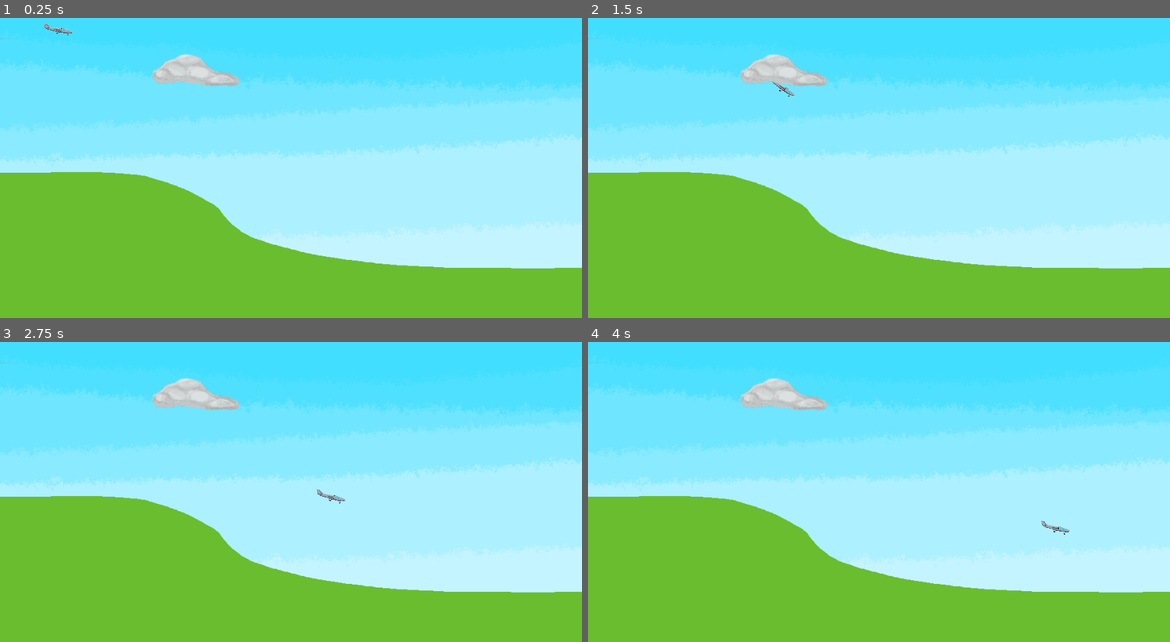
Above: before the commit, frames 1-4 (two rows, left to right).
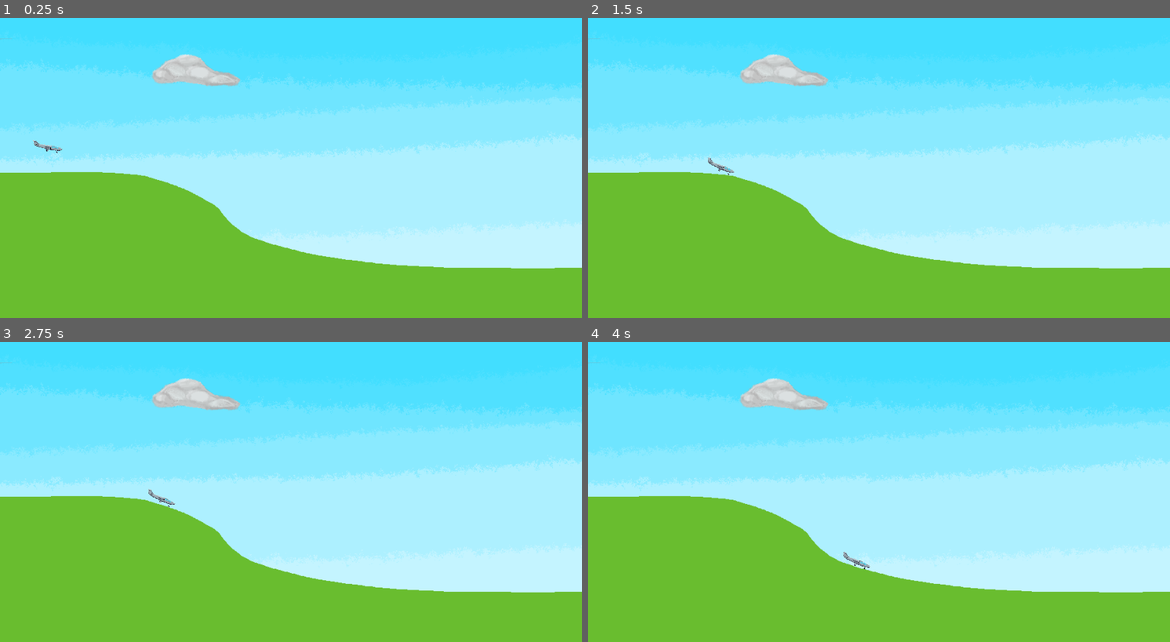
Above: after the commit, the same moments.

Repository: le-cds/untitledgamejam18
Game: Godot game, scene res://scenes/World2D.tscn
Same seed, same stepped clock (60 frames per second), same inputs: the game is played once before the commit and once after it.
Inputs (mouse positions are in pixels of both pictures, inside the frame that each line leads up to):
- Up to frame 1 (0.25 s): no input
- Up to frame 2 (1.5 s): tap Enter (ui_accept) at 0.5, 0.77 s; move the mouse to (1007, 138) at 0.52 s; hold Space (game_gravity_switch) 0.53-1.28 s; click (1007, 138) at 0.67 s; move the mouse to (762, 171) at 1.27 s; tap Space (game_gravity_switch) at 1.35 s; click (762, 171) at 1.42 s
- Up to frame 3 (2.75 s): tap Enter (ui_accept) at 1.52 s; move the mouse to (349, 408) at 2.02 s; hold Space (game_gravity_switch) from 2.03 s (still down); click (349, 408) at 2.17 s
- Up to frame 4 (4 s): move the mouse to (849, 543) at 2.77 s; release Space (game_gravity_switch) at 2.78 s; tap Space (game_gravity_switch) at 2.85 s; click (849, 543) at 2.92 s; tap Enter (ui_accept) at 3.02, 3.77 s; move the mouse to (1053, 528) at 3.52 s; hold Space (game_gravity_switch) from 3.53 s (still down); click (1053, 528) at 3.67 s

The runs differ from the first frame. In frame 1, 0.1% of the frame differs, in the area x 5-13%, y 1-46%; in frame 2, 0.1%; in frame 3, 0.1%; in frame 4, 0.1%.

Commit message:
Add another level with incline slope

Diff:
--- /dev/null
+++ b/glider/scenes/Levels/Level01.tscn
@@ -0,0 +1,27 @@
+[gd_scene load_steps=4 format=2]
+
+[ext_resource path="res://scenes/World/level.png" type="Texture" id=1]
+
+[sub_resource type="PhysicsMaterial" id=1]
+
+[sub_resource type="RectangleShape2D" id=2]
+extents = Vector2( 233.744, 136.71 )
+
+[node name="Level01" type="Sprite"]
+position = Vector2( 480, 270 )
+texture = ExtResource( 1 )
+
+[node name="FloorCollider" type="StaticBody2D" parent="."]
+position = Vector2( -480, -270 )
+physics_material_override = SubResource( 1 )
+
+[node name="CollisionPolygon2D" type="CollisionPolygon2D" parent="FloorCollider"]
+build_mode = 1
+polygon = PoolVector2Array( 1.04944, 298.806, 146.007, 299.436, 215.965, 301.957, 249.067, 305.099, 280.79, 317.103, 307.981, 328.427, 349.68, 350.484, 371.712, 374.054, 390.203, 391.035, 412.467, 405.752, 440.768, 416.318, 473.598, 424.619, 539.258, 440.091, 613.219, 448.77, 659.83, 451.819, 734.265, 454.899, 872.683, 458.533, 925.812, 457.774, 960.36, 457.885, 960.828, 541.074, 924.684, 510.981, 893.733, 529.552, 851.175, 504.017, 800.492, 516.796, 777.665, 500.148, 665.987, 496.429, 583.669, 483.965, 470.573, 466.84, 282.142, 438.308, 231.107, 412.98, 207.862, 401.444, 167.984, 381.653, 113.295, 354.512, 84.3529, 340.148 )
+
+[node name="LandingCollider" type="Area2D" parent="."]
+position = Vector2( -480, -270 )
+
+[node name="CollisionShape2D" type="CollisionShape2D" parent="LandingCollider"]
+position = Vector2( 728.659, 373.315 )
+shape = SubResource( 2 )
--- /dev/null
+++ b/glider/scenes/Levels/Level02.tscn
@@ -0,0 +1,28 @@
+[gd_scene load_steps=4 format=2]
+
+[ext_resource path="res://scenes/World/level02.png" type="Texture" id=1]
+
+[sub_resource type="PhysicsMaterial" id=2]
+
+[sub_resource type="RectangleShape2D" id=1]
+extents = Vector2( 207.42, 136.71 )
+
+[node name="Level02" type="Sprite"]
+position = Vector2( 480, 270 )
+texture = ExtResource( 1 )
+
+[node name="FloorCollider" type="StaticBody2D" parent="."]
+position = Vector2( -480, -270 )
+physics_material_override = SubResource( 2 )
+
+[node name="CollisionPolygon2D" type="CollisionPolygon2D" parent="FloorCollider"]
+position = Vector2( -17.9191, 57.83 )
+build_mode = 1
+polygon = PoolVector2Array( 17.1439, 340.819, 63.5708, 345.706, 92.0785, 346.521, 159.683, 345.706, 251.722, 341.634, 336.431, 335.118, 409.736, 327.787, 478.155, 319.642, 531.912, 312.312, 557.294, 308.379, 589.742, 303.352, 654.903, 291.134, 693.999, 277.288, 733.095, 264.256, 767.305, 252.038, 803.143, 240.635, 840.61, 223.53, 883.164, 203.056, 921.573, 181.408, 955.791, 159.061, 978.138, 141.602, 978.138, 482.391, 908.304, 482.391, 838.533, 482.316, 788.096, 482.261, 714.435, 480.2, 614.993, 482.074, 573.245, 482.029, 542.559, 481.996, 493.438, 481.943, 446.792, 481.892, 411.183, 481.854, 352.251, 481.79, 304.371, 478.972, 242.979, 481.672, 198.786, 481.624, 145.988, 481.567, 57.5979, 481.472, 17.0799, 481.428 )
+
+[node name="LandingCollider" type="Area2D" parent="."]
+position = Vector2( -480, -270 )
+
+[node name="CollisionShape2D" type="CollisionShape2D" parent="LandingCollider"]
+position = Vector2( 760.253, 280.419 )
+shape = SubResource( 1 )
--- a/glider/scenes/World2D.tscn
+++ b/glider/scenes/World2D.tscn
@@ -1,14 +1,9 @@
-[gd_scene load_steps=7 format=2]
+[gd_scene load_steps=5 format=2]
 
 [ext_resource path="res://scenes/Plane2D/Plane2D.tscn" type="PackedScene" id=1]
 [ext_resource path="res://scenes/World/skybox.png" type="Texture" id=2]
 [ext_resource path="res://scenes/World/cloud.png" type="Texture" id=3]
-[ext_resource path="res://scenes/World/level.png" type="Texture" id=4]
-
-[sub_resource type="PhysicsMaterial" id=2]
-
-[sub_resource type="RectangleShape2D" id=1]
-extents = Vector2( 313.594, 95.387 )
+[ext_resource path="res://scenes/Levels/Level01.tscn" type="PackedScene" id=4]
 
 [node name="World2D" type="Node2D"]
 
@@ -20,7 +15,7 @@
 }
 
 [node name="Plane2D" parent="." instance=ExtResource( 1 )]
-position = Vector2( 50.0907, 59.6919 )
+position = Vector2( 32.9907, 253.492 )
 scale = Vector2( 0.5, 0.5 )
 
 [node name="Cloud" type="Sprite" parent="."]
@@ -28,19 +23,4 @@
 scale = Vector2( 0.823134, 0.826302 )
 texture = ExtResource( 3 )
 
-[node name="Sprite" type="Sprite" parent="."]
-position = Vector2( 480, 270 )
-texture = ExtResource( 4 )
-
-[node name="FloorCollider" type="StaticBody2D" parent="."]
-physics_material_override = SubResource( 2 )
-
-[node name="CollisionPolygon2D" type="CollisionPolygon2D" parent="FloorCollider"]
-build_mode = 1
-polygon = PoolVector2Array( 1.04944, 298.806, 146.007, 299.436, 215.965, 301.957, 243.696, 305.738, 307.981, 328.427, 356.51, 354.268, 371.712, 374.054, 390.203, 391.035, 412.467, 405.752, 440.768, 416.318, 473.598, 424.619, 539.258, 440.091, 613.219, 448.77, 659.83, 451.819, 734.265, 454.899, 872.683, 458.533, 960.36, 457.885, 960.828, 541.074, 800.492, 516.796, 665.987, 496.429, 583.669, 483.965, 470.573, 466.84, 282.142, 438.308, 231.107, 412.98, 207.862, 401.444, 167.984, 381.653, 113.295, 354.512, 84.3529, 340.148 )
-
-[node name="LandingCollider" type="Area2D" parent="."]
-
-[node name="CollisionShape2D" type="CollisionShape2D" parent="LandingCollider"]
-position = Vector2( 660.069, 372.458 )
-shape = SubResource( 1 )
+[node name="Level01" parent="." instance=ExtResource( 4 )]
Binary file added: glider/scenes/World/level02.png
Not shown, added: glider/scenes/World/level02.png.import
Not shown, added: aseprite/level02.aseprite
